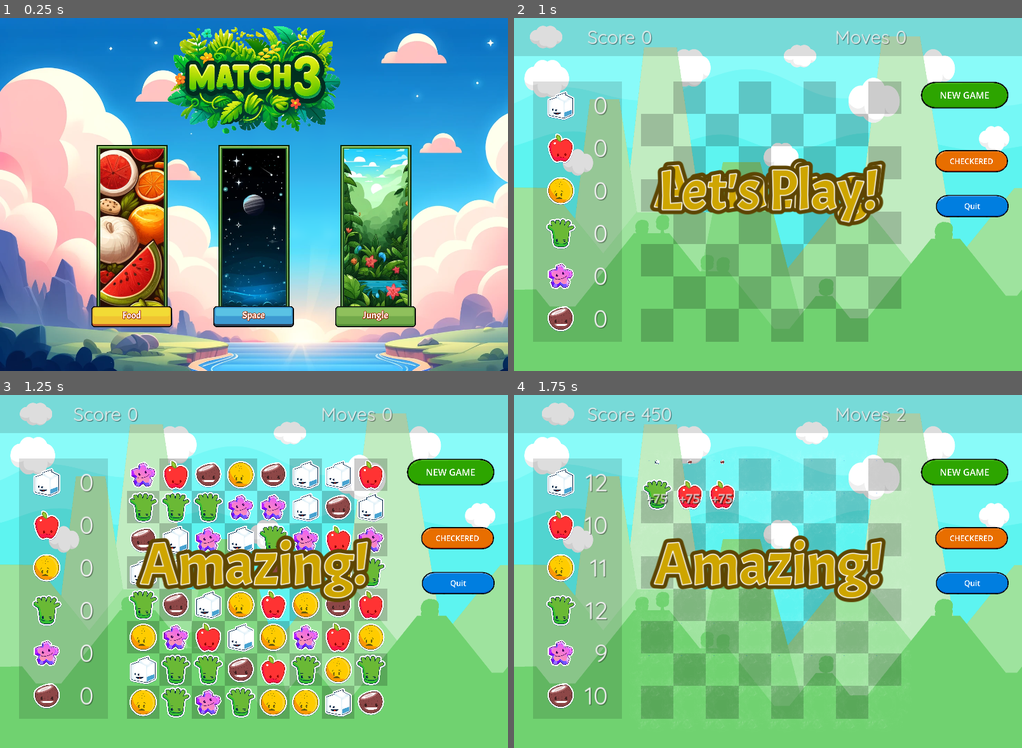
Above: before the commit, frames 1-4 (two rows, left to right).
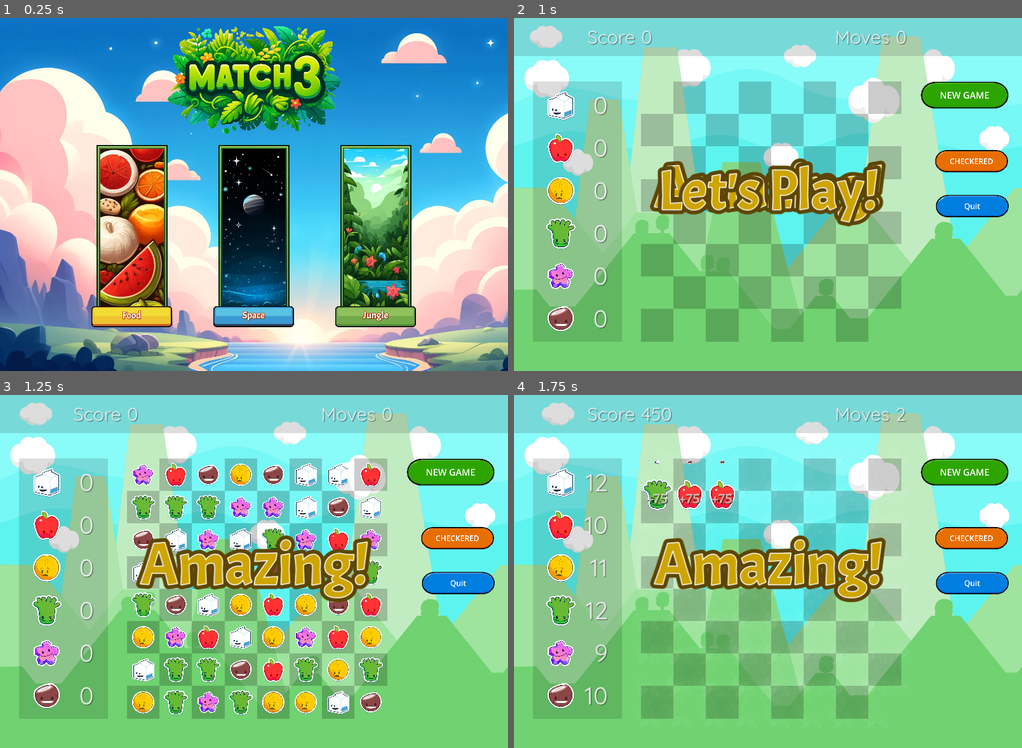
Above: after the commit, the same moments.

Repository: gitbrent/godot-match-3
Game: Godot game, scene res://main.tscn
Same seed, same stepped clock (60 frames per second), same inputs: the game is played once before the commit and once after it.
Inputs (mouse positions are in pixels of both pictures, inside the frame that each line leads up to):
- Up to frame 1 (0.25 s): no input
- Up to frame 2 (1 s): click (646, 229) at 0.52 s
- Up to frame 3 (1.25 s): no input
- Up to frame 4 (1.75 s): click "NEW GAME" at 1.25 s

Frames 1-2 are identical in both runs. In frame 3, 11% of the frame differs, in the area x 25-76%, y 18-92%; in frame 4, nothing differs.

Commit message:
updated lock/unlock; added effect

Diff:
--- a/enums.gd
+++ b/enums.gd
@@ -8,7 +8,7 @@
 const SRPITE_POS:Vector2 = Vector2(64,64)
 const HINT_DELAY:int = 10
 # VARS
-var current_debug_level = DEBUG_LEVEL.NONE  # Global variable to set the current debug level
+var current_debug_level = DEBUG_LEVEL.INFO  # Global variable to set the current debug level
 
 # =========================================================
 
--- a/game_boards/all_common/cmn_gem_cell.gd
+++ b/game_boards/all_common/cmn_gem_cell.gd
@@ -126,9 +126,23 @@
 		print("ERROR: Texture for gem color not found!")
 		print("gem_textures: ", gem_textures)
 
-func lock_cell(is_lock:bool):
-	is_locked = is_lock
-	overlay_lock.visible = is_lock
+func lock_cell():
+	# A:
+	is_locked = true
+	# B:
+	overlay_lock.visible = true
+
+func unlock_cell():
+	# A:
+	is_locked = false
+	# B: hide lock overlay
+	overlay_lock.visible = false
+	# C: explode animation
+	anim_sprite_explode.visible = true
+	anim_sprite_explode.play("default")
+	await get_tree().create_timer(Enums.EXPLODE_DELAY).timeout
+	# D: reset anim-player effects (after await above)
+	anim_sprite_explode.visible = false
 
 # =========================================================
 
--- a/game_boards/all_common/cmn_gem_cell.tscn
+++ b/game_boards/all_common/cmn_gem_cell.tscn
@@ -678,7 +678,7 @@
 
 [node name="Sprite2D" type="Sprite2D" parent="."]
 position = Vector2(64, 64)
-scale = Vector2(0.5, 0.5)
+scale = Vector2(0.4072, 0.4072)
 texture = ExtResource("2_nap56")
 
 [node name="SpecialRock" type="Sprite2D" parent="."]
@@ -719,8 +719,6 @@
 scale = Vector2(3.5, 3.5)
 sprite_frames = SubResource("SpriteFrames_tvpu7")
 autoplay = "default"
-frame = 11
-frame_progress = 1.0
 
 [node name="AnimatedBurst3" type="AnimatedSprite2D" parent="."]
 visible = false
--- a/game_boards/all_common/common.gd
+++ b/game_boards/all_common/common.gd
@@ -437,13 +437,13 @@
 			var children = vbox.get_children()
 			var num_children = len(children)
 			for i in range(num_children - 2, num_children):
-				children[i].lock_cell(true)
+				children[i].lock_cell()
 
 func unlock_all_gems(hbox:HBoxContainer):
 	for vbox in hbox.get_children():
 		if vbox is VBoxContainer:
 			for gem_cell in vbox.get_children():
-				gem_cell.lock_cell(false)
+				gem_cell.unlock_cell()
 
 func count_locked_cells(hbox:HBoxContainer) -> int:
 	var locked_count = 0
@@ -473,4 +473,4 @@
 			Enums.debug_print("[UALC] - adjacent cell at ("+ str(pos.x) +", "+ str(pos.y) +") is_locked = "+ str(adjacent_cell.is_locked), Enums.DEBUG_LEVEL.DEBUG)
 			if adjacent_cell.is_locked:
 				Enums.debug_print("[UALC] - unlocking adjacent locked cell at position: ("+ str(pos.x) +", "+ str(pos.y) +")", Enums.DEBUG_LEVEL.DEBUG)
-				adjacent_cell.lock_cell(false)
+				adjacent_cell.unlock_cell()
--- a/game_boards/all_common/common_debug.gd
+++ b/game_boards/all_common/common_debug.gd
@@ -93,7 +93,7 @@
 		if vbox is VBoxContainer:
 			for gem_cell in vbox.get_children():
 				if gem_cell.is_locked:
-					gem_cell.lock_cell(false)
+					gem_cell.unlock_cell()
 
 	# Lock just one cell, so we can easily test WINNER scneario
-	hbox.get_child(3).get_child(3).lock_cell(true)
+	hbox.get_child(3).get_child(3).lock_cell()
--- a/game_boards/board_space/board_space.gd
+++ b/game_boards/board_space/board_space.gd
@@ -19,16 +19,16 @@
 var CmnDbg = preload("res://game_boards/all_common/common_debug.gd").new()
 # CONST
 const GEM_COLOR_NAMES = [Enums.GemColor.RED, Enums.GemColor.ORG, Enums.GemColor.YLW, Enums.GemColor.GRN, Enums.GemColor.BLU, Enums.GemColor.PRP]
+const GEM_DICT:Enums.GemDict = Enums.GemDict.SPACE
 const GEM_POINTS:int = 25
-const GEM_DICT:Enums.GemDict = Enums.GemDict.SPACE
 # VARS
 var is_dragging:bool = false
 var is_new_game:bool = false
 var selected_cell_1:CommonGemCell = null
 var selected_cell_2:CommonGemCell = null
+var current_target_cell:CommonGemCell = null
 var undo_cell_1:CommonGemCell = null
 var undo_cell_2:CommonGemCell = null
-var current_target_cell:CommonGemCell = null
 var tweens_running_cnt:int = 0
 var board_props_moves:int = 0
 var board_props_score:int = 0
@@ -171,7 +171,7 @@
 		undo_cell_2 = selected_cell_2
 		swap_gem_cells(selected_cell_1, selected_cell_2)
 
-func _on_drag_start(_gem_cell:CommonGemCell, mouse_position:Vector2):
+func _on_drag_start(_gem_cell:CommonGemCell, _mouse_position:Vector2):
 	# TODO: Also block during `explode_refill_gems()`!!!
 	# A: Dont allow selection while tweens are running!
 	if tweens_running_cnt > 0:
